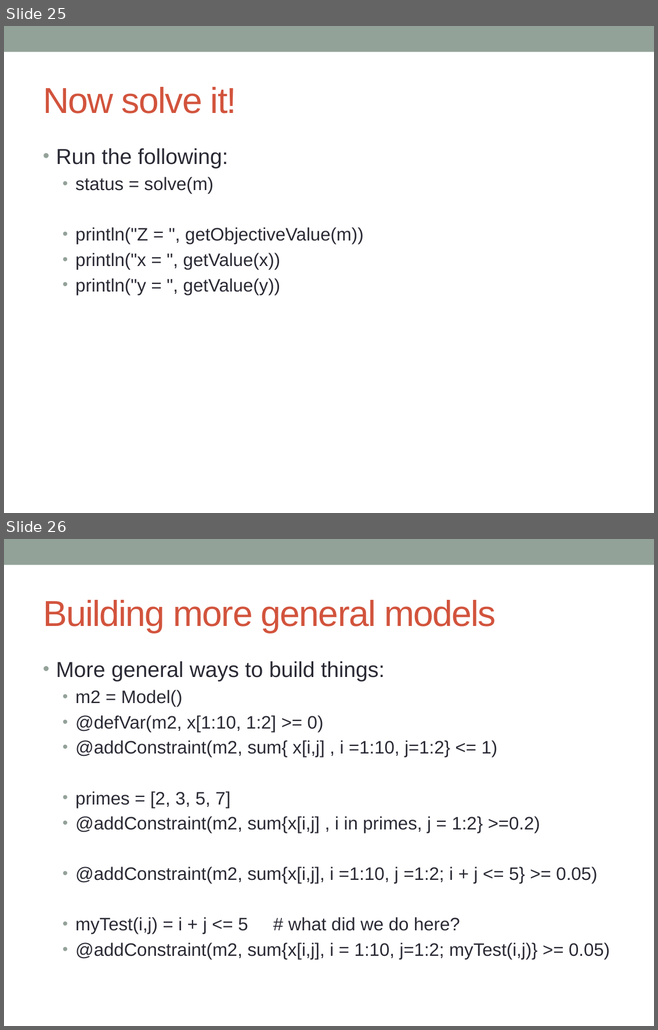
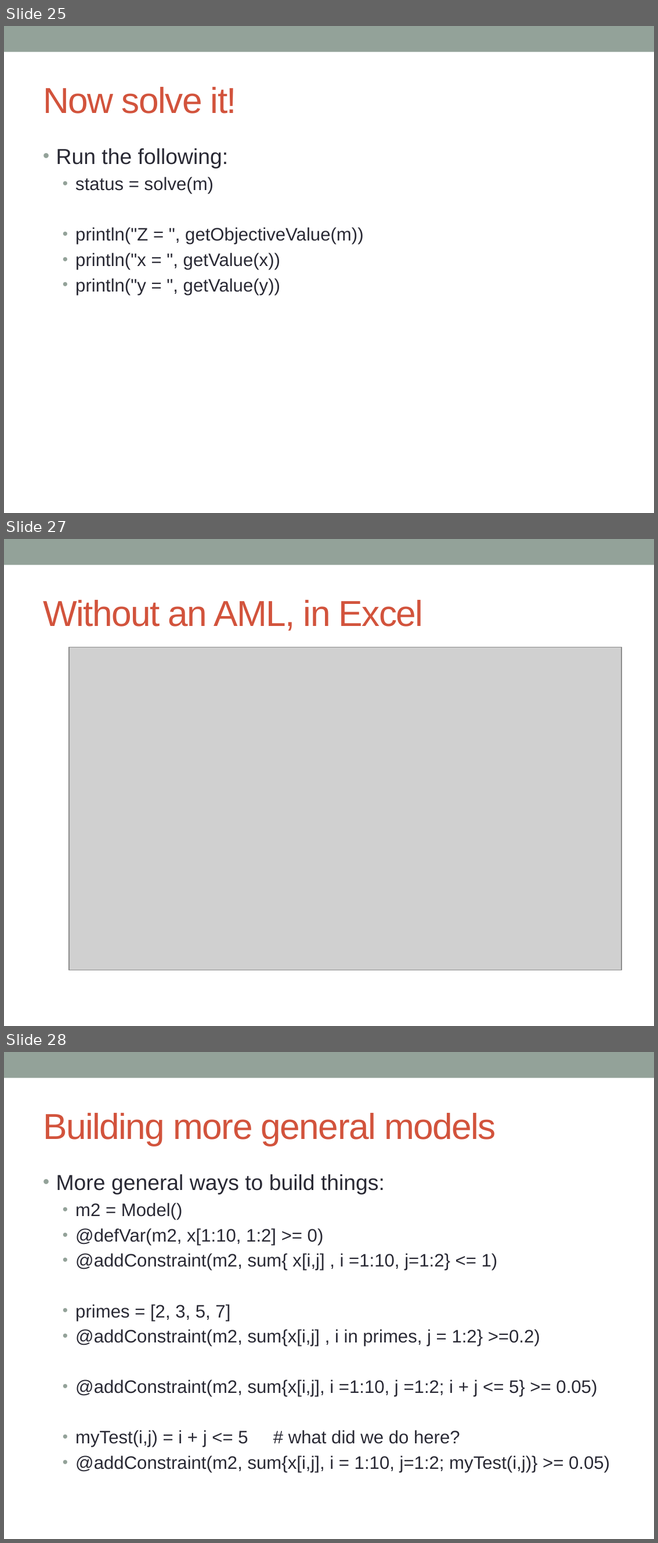
Before and after one commit to IainNZ/ORSoftwareTools2014, a slide deck: Modelling/LPModeling.pptx. Shown one above the other, each under a label of ours: slides 25 and 26 before the commit, slides 25, 27 and 28 after it; the slides between them are not shown. The pictures are 658x1030 and 658x1543 pixels, drawn with LibreOffice and Linux fonts; fonts in the diff are those of the drawing; grey boxes stand for pictures. Boxes give left, top, right and bottom in pixels: in the first picture for what was removed or moved away, otherwise in the second. Text is boxed around its words. In the diff, an @@ line names an element or a change of style, - is before the commit and + after.

```diff
--- a/Modelling/LPModeling.pptx
+++ b/Modelling/LPModeling.pptx
@@ slide 27 added at <box>4,539,654,1026</box>, background #FFFFFF; not listed: 1 template element that a slide beside it also shows @@
@@ title added at <box>43,600,423,631</box>, 40 pt, text #D2533C @@
+Without an AML, in Excel
@@ picture added at <box>69,647,621,971</box> @@
@@ what was slide 26 is now slide 28 @@
```
Also in this commit, not shown: 2 slides changed, 3 other slides added, 1 slide removed.
